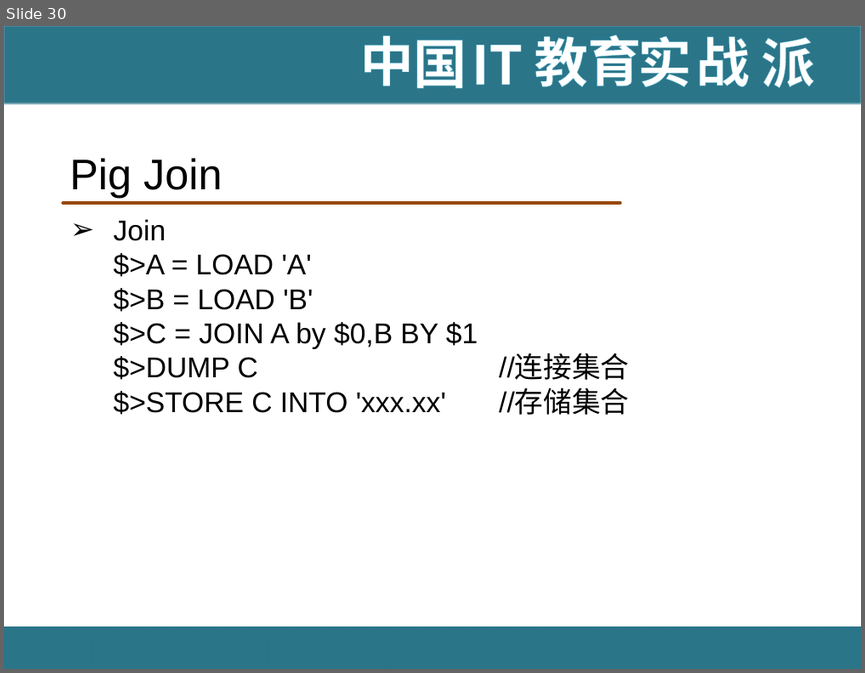
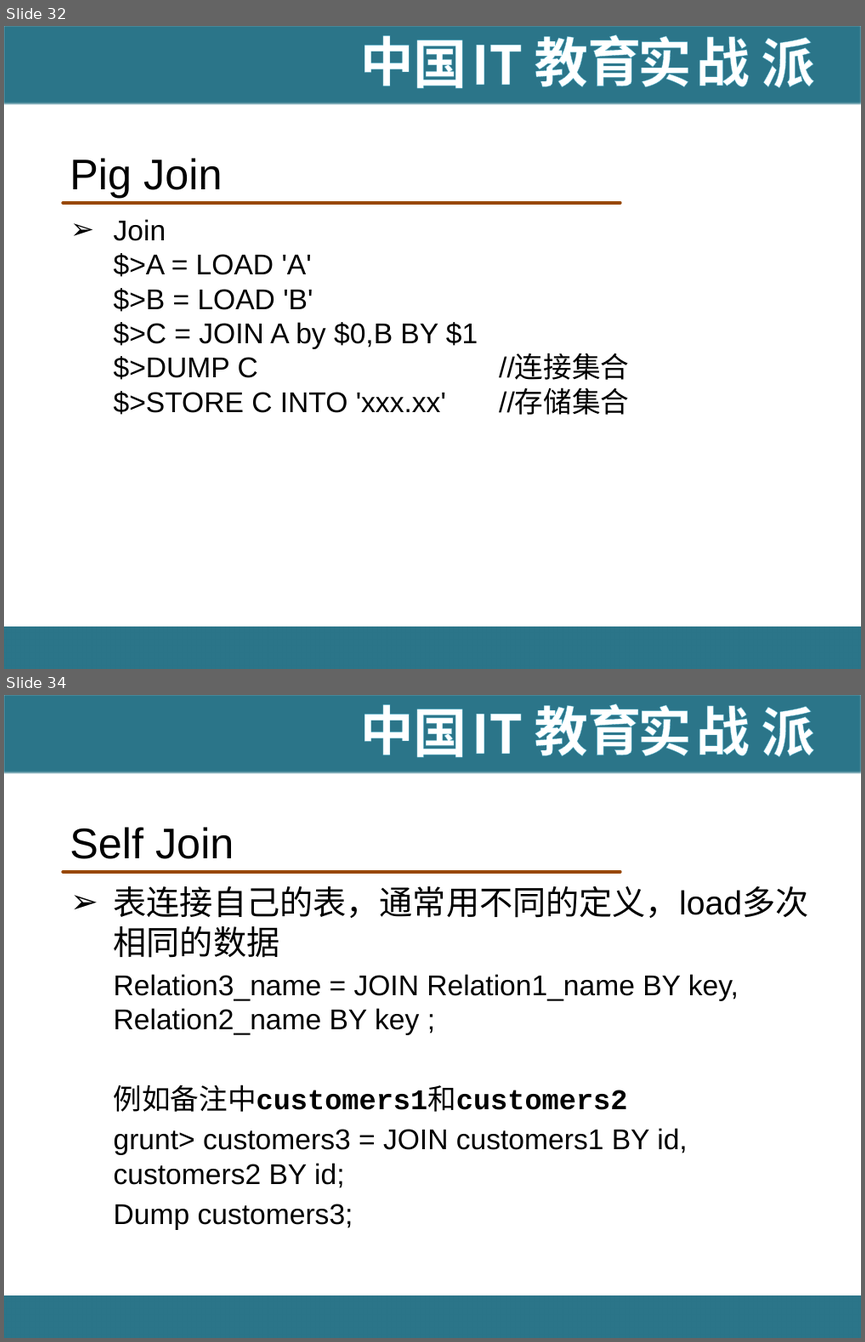
Before and after one commit to hanningxiao/BigData, a slide deck: [IT18掌www.it18zhang.com]Pig.pptx. Shown one above the other, each under a label of ours: slide 30 before the commit, slides 32 and 34 after it; the slides between them are not shown. The pictures are 865x673 and 865x1342 pixels, drawn with LibreOffice and Linux fonts; fonts in the diff are those of the drawing; background and template pictures are left out. Boxes give left, top, right and bottom in pixels: in the first picture for what was removed or moved away, otherwise in the second. Text is boxed around its words. In the diff, an @@ line names an element or a change of style, - is before the commit and + after.

```diff
--- a/[IT18掌www.it18zhang.com]Pig.pptx
+++ b/[IT18掌www.it18zhang.com]Pig.pptx
@@ slide 34 added at box(4, 695, 861, 1338), background #FFFFFF; not listed: 11 template elements that a slide beside it also shows @@
@@ title added at box(69, 827, 234, 859), 36 pt, text #000000 @@
+Self Join
@@ text added at box(114, 886, 809, 1230), 24 pt, text #000000 @@
+➢ 表连接自己的表，通常用不同的定义，load多次相同的数据
+  Relation3_name = JOIN Relation1_name BY key, Relation2_name BY key ;
+  例如备注中customers1和customers2
+  grunt> customers3 = JOIN customers1 BY id, customers2 BY id;
+  Dump customers3;
@@ what was slide 30 is now slide 32 @@
```
Also in this commit, not shown: 3 slides changed, 26 other slides added, 4 slides removed, 1 other file.
